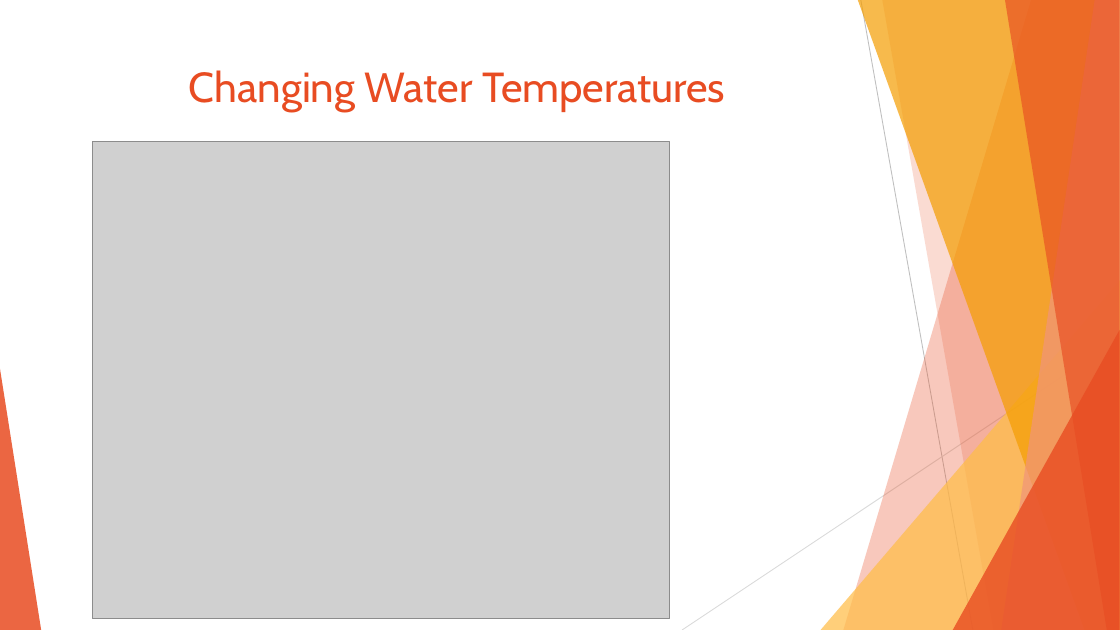
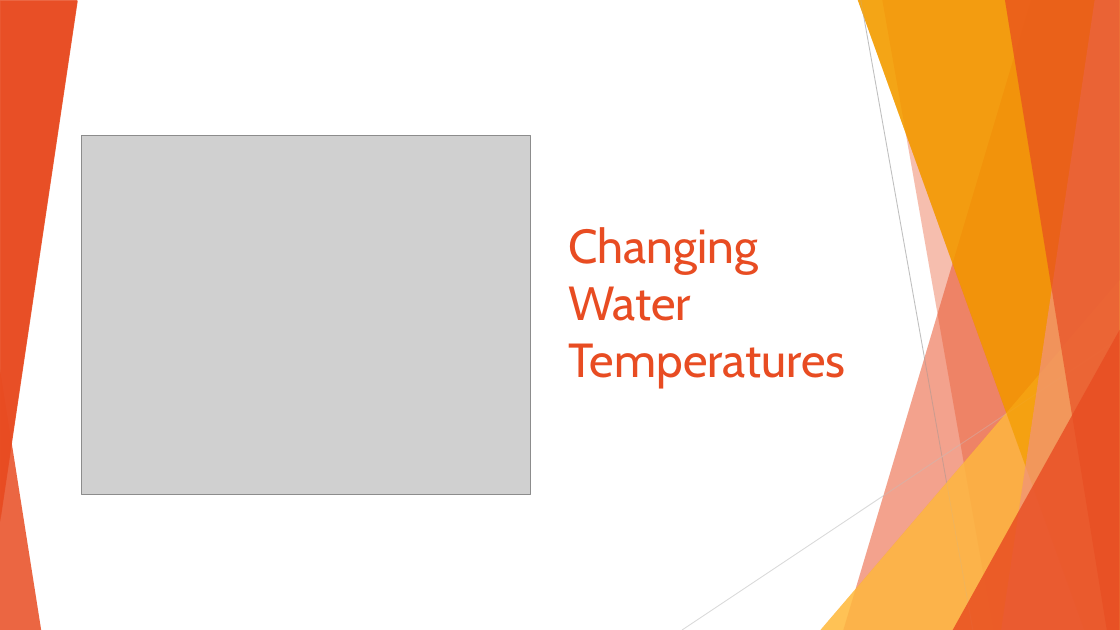
Before and after one commit to treybourgeois/nss_capstone_2021, a slide deck: slide 9 of data2/capstone_presentation.pptx. Drawn at 1120x630 pixels with LibreOffice and Linux fonts; fonts in the diff are those of the drawing; grey boxes stand for pictures. Boxes give left, top, right and bottom in pixels: in the first picture for what was removed or moved away, otherwise in the second. Text is boxed around its words. In the diff, an @@ line names an element or a change of style, - is before the commit and + after.

```diff
--- a/data2/capstone_presentation.pptx
+++ b/data2/capstone_presentation.pptx
@@ group added at bbox=[0, 0, 1120, 630]: 5 freeform shapes, 3 triangles, 2 lines @@
@@ triangle added at bbox=[0, 1, 77, 522], fill #E84C22 at 85% opacity @@
@@ line removed from (861, 0) to (973, 630) @@
@@ title "Changing Water Temperatures": place and size @@
-title "Changing Water Temperatures" at bbox=[189, 70, 725, 112]
+title "Changing Water Temperatures" at bbox=[568, 227, 845, 389]
@@ title "Changing Water Temperatures" at bbox=[568, 227, 845, 389]: size 36 to 41 pt; alignment centre to left; vertical alignment top to bottom @@
@@ picture: place and size @@
-picture at bbox=[92, 141, 670, 619]
+picture at bbox=[82, 135, 530, 495]
@@ line removed from (1120, 339) to (682, 630) @@
```
Also in this commit, not shown: 7 other slides changed, 9 other files.
